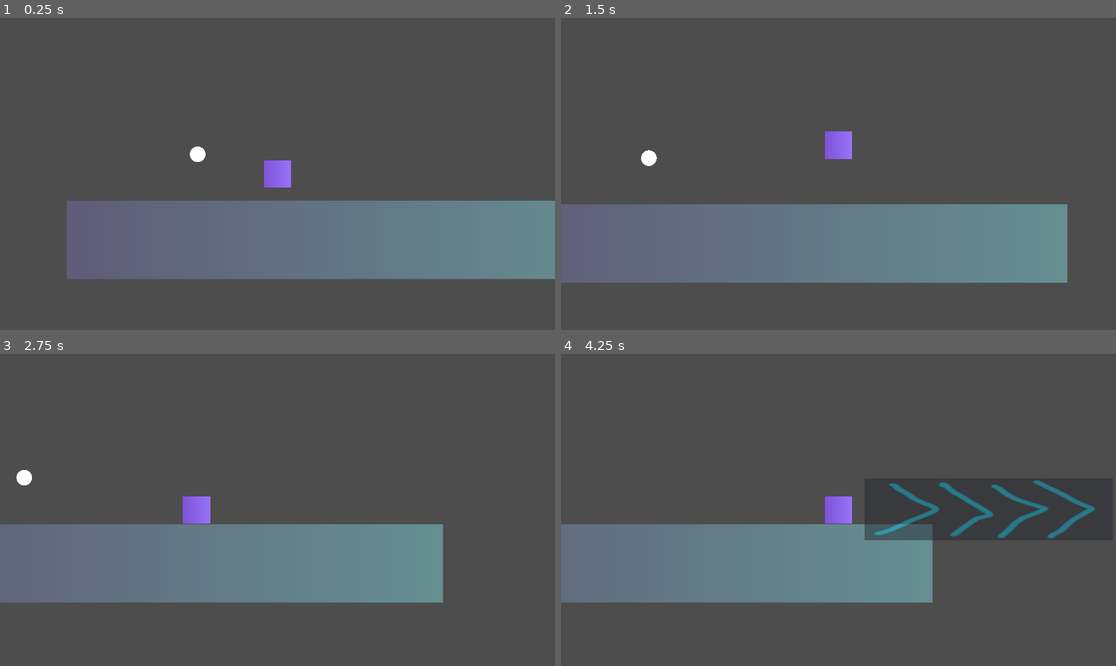
Above: before the commit, frames 1-4 (two rows, left to right).
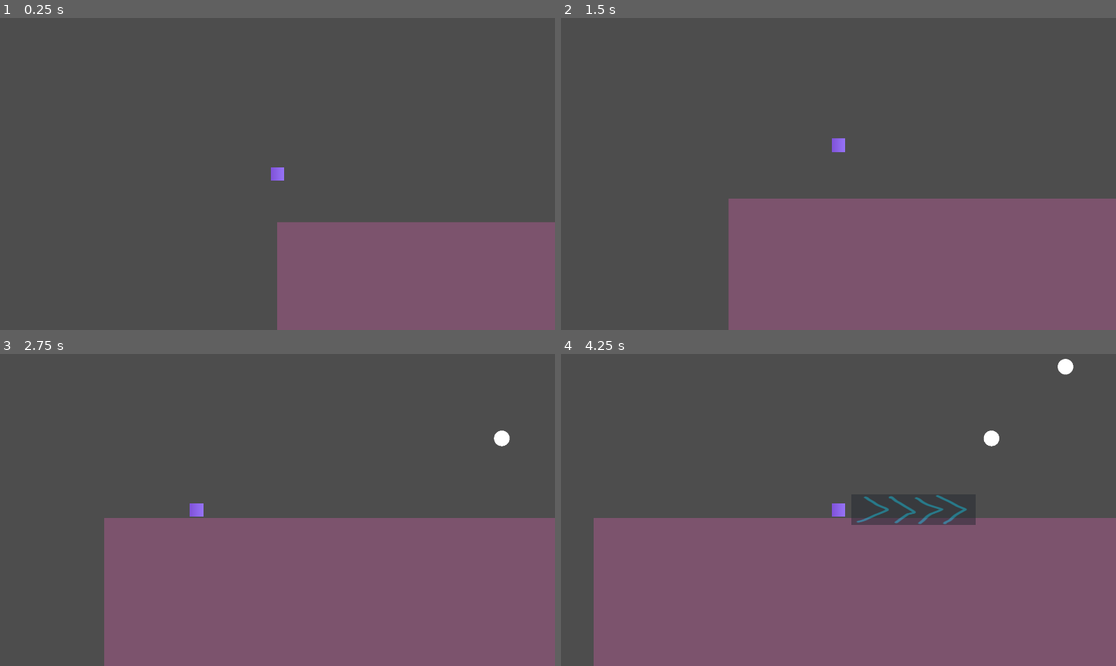
Above: after the commit, the same moments.

Repository: cmaciver/double-bubble-ggj
Game: Godot game, scene res://src/level.tscn
Two runs of this game, one before a commit and one after it. Both use one fixed random seed, a clock stepped at 60 frames per second and the inputs below. Before the commit the project starts from res://src/sab-test-scene.tscn.
Inputs (mouse positions are in pixels of both pictures, inside the frame that each line leads up to):
- Up to frame 1 (0.25 s): no input
- Up to frame 2 (1.5 s): move the mouse to (760, 142) at 0.52 s; hold D (platform_right) from 0.53 s (still down); click (760, 142) at 0.6 s; tap Space (platform_jump) at 0.77 s; move the mouse to (727, 189) at 1.27 s; tap Shift (platform_aim) at 1.35 s
- Up to frame 3 (2.75 s): tap Space (platform_jump) at 1.52 s; move the mouse to (333, 441) at 2.02 s; release D (platform_right) at 2.03 s; hold A (platform_left) from 2.03 s (still down); hold Right mouse button (r_click) from 2.03 s (still down)
- Up to frame 4 (4.25 s): move the mouse to (810, 572) at 2.77 s; release A (platform_left) at 2.78 s; release Right mouse button (r_click) at 2.78 s; hold D (platform_right) from 2.78 s (still down); click (810, 572) at 2.85 s; tap Space (platform_jump) at 3.02, 3.77 s; move the mouse to (1005, 556) at 3.52 s; hold Shift (platform_aim) from 3.53 s (still down)

The runs differ from the first frame. In frame 1, 31% of the frame differs, in the area x 12-100%, y 41-100%; in frame 2, 37%; in frame 3, 44%; in frame 4, 47%, in the area x 0-100%, y 1-100%.
Error before the commit: Invalid access to property or key 'bubble_touched' on a base object of type 'CharacterBody2D (platformer_character.gd)'. (res://src/sab_test_scene.gd:9)

Commit message:
delete sabtest

Diff:
--- a/double-bubble/project.godot
+++ b/double-bubble/project.godot
@@ -11,7 +11,7 @@
 [application]
 
 config/name="Double Bubble"
-run/main_scene="res://src/sab-test-scene.tscn"
+run/main_scene="res://src/level.tscn"
 config/features=PackedStringArray("4.3", "Forward Plus")
 config/icon="res://icon.svg"
 
--- a/double-bubble/src/sab-test-scene.tscn
+++ b/double-bubble/src/sab-test-scene.tscn
@@ -1,8 +1,41 @@
-[gd_scene load_steps=7 format=3 uid="uid://bh2fuq0xyk8cm"]
+[gd_scene load_steps=7 format=3 uid="uid://dlrslpck7rfno"]
 
-[ext_resource type="Script" path="res://src/sab_test_scene.gd" id="1_leq1t"]
 [ext_resource type="PackedScene" uid="uid://c6yel3id1rfn4" path="res://src/player1/platformer-character.tscn" id="1_o2pp1"]
 [ext_resource type="PackedScene" uid="uid://b8y8lwa85u1et" path="res://src/bubble.tscn" id="2_lsmqj"]
+
+[sub_resource type="GDScript" id="GDScript_si6i4"]
+script/source = "extends Node2D
+@onready var platformer = get_node(\"Platformer\")
+@onready var bubble_pop_timer = get_node(\"BubblePopTimer\")
+
+var bubble_queue = []
+
+# Called when the node enters the scene tree for the first time.
+func _ready() -> void:
+	platformer.bubble_touched.connect(_on_platformer_bubble_touched)
+	platformer.fan_shot.connect(_on_platformer_fan_shot)
+
+# Called every frame. 'delta' is the elapsed time since the previous frame.
+func _process(delta: float) -> void:
+	pass
+
+func _on_platformer_bubble_touched(collider):
+	if(bubble_pop_timer.is_stopped()):
+		bubble_pop_timer.start()
+		if(!bubble_queue.has(collider)):
+			bubble_queue.append(collider)
+
+func _on_bubble_pop_timer_timeout() -> void:
+	var bubble_to_remove = bubble_queue.pop_front()
+	remove_child(bubble_to_remove)
+
+func _on_platformer_fan_shot(position):
+	var wind_vec = Vector2(1, 0)
+	var wind = load(\"res://src/wind.tscn\").instantiate()
+	add_child(wind)
+	wind.global_position = position
+	wind.linear_velocity = wind_vec * 300
+"
 
 [sub_resource type="RectangleShape2D" id="RectangleShape2D_3ejbj"]
 size = Vector2(1908.25, 267)
@@ -14,7 +47,7 @@
 gradient = SubResource("Gradient_pfdk5")
 
 [node name="Node2D" type="Node2D"]
-script = ExtResource("1_leq1t")
+script = SubResource("GDScript_si6i4")
 
 [node name="Bubble" parent="." instance=ExtResource("2_lsmqj")]
 position = Vector2(456, 640)
--- a/double-bubble/src/sab_test_scene.gd
+++ /dev/null
@@ -1,31 +0,0 @@
-extends Node2D
-@onready var platformer = get_node("Platformer")
-@onready var bubble_pop_timer = get_node("BubblePopTimer")
-
-var bubble_queue = []
-
-# Called when the node enters the scene tree for the first time.
-func _ready() -> void:
-	platformer.bubble_touched.connect(_on_platformer_bubble_touched)
-	platformer.fan_shot.connect(_on_platformer_fan_shot)
-
-# Called every frame. 'delta' is the elapsed time since the previous frame.
-func _process(delta: float) -> void:
-	pass
-
-func _on_platformer_bubble_touched(collider):
-	if(bubble_pop_timer.is_stopped()):
-		bubble_pop_timer.start()
-		if(!bubble_queue.has(collider)):
-			bubble_queue.append(collider)
-
-func _on_bubble_pop_timer_timeout() -> void:
-	var bubble_to_remove = bubble_queue.pop_front()
-	remove_child(bubble_to_remove)
-
-func _on_platformer_fan_shot(position):
-	var wind_vec = Vector2(1, 0)
-	var wind = load("res://src/wind.tscn").instantiate()
-	add_child(wind)
-	wind.global_position = position
-	wind.linear_velocity = wind_vec * 300
Not shown: 1 places in double-bubble/src/player1/platformer-character.tscn that only renumber resources
Not shown: 1 places in double-bubble/src/sab-test-scene.tscn that only renumber resources
